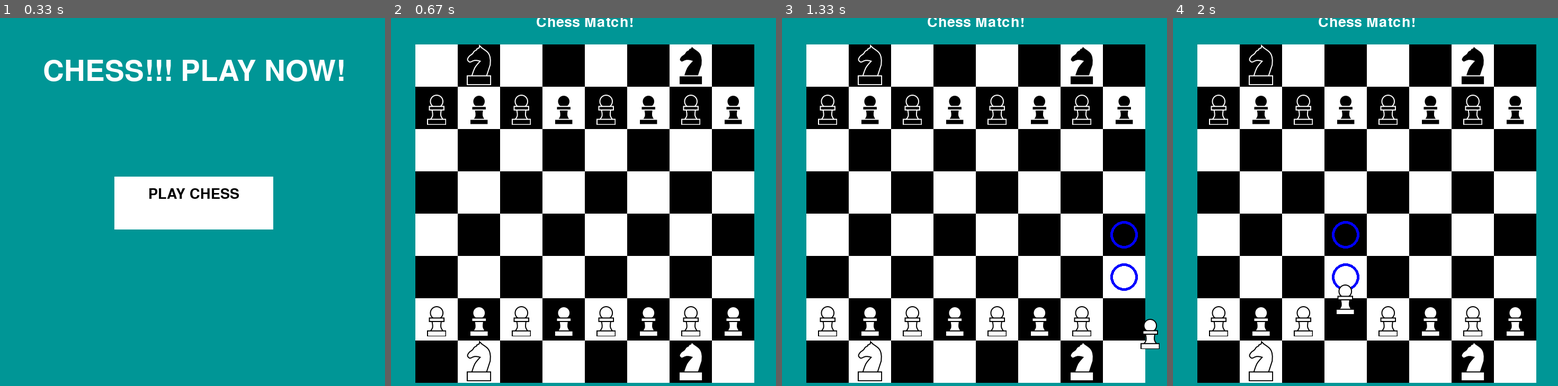
Above: before the commit, frames 1-4 (left to right).
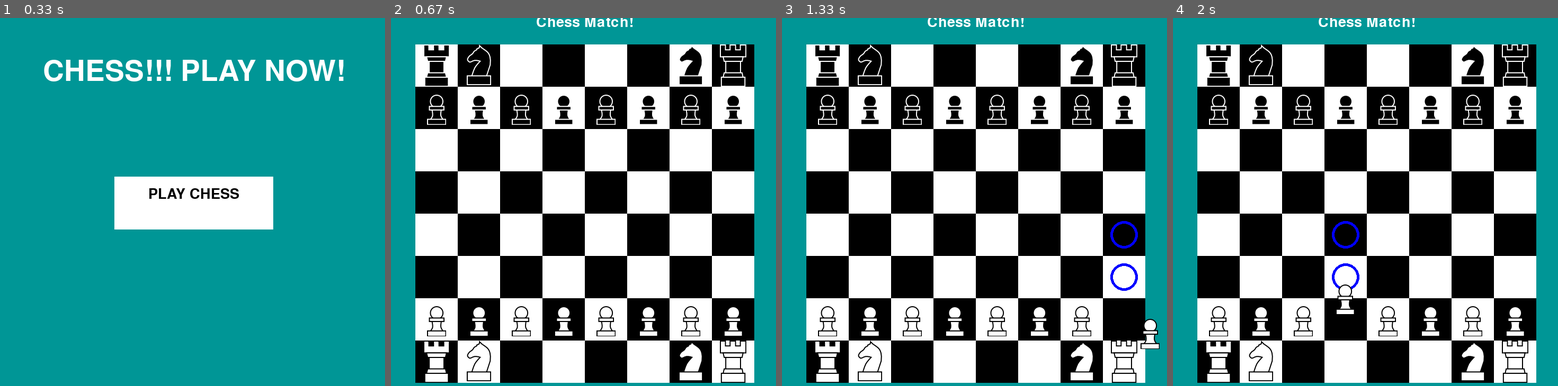
Above: after the commit, the same moments.

Repository: LJPCODESTUDIO/Pygame-Chess
Game: pygame game, started from main.py
The game is run twice, just before and just after one commit, with the same random seed, the same clock (stepped at 60 frames per second) and the same inputs.
Inputs (mouse positions are in pixels of both pictures, inside the frame that each line leads up to):
- Up to frame 1 (0.33 s): no input
- Up to frame 2 (0.67 s): click (583, 202) at 0.38 s
- Up to frame 3 (1.33 s): click (862, 205) at 0.72 s; click (1151, 334) at 1.05 s
- Up to frame 4 (2 s): click (1196, 190) at 1.38 s; click (1346, 297) at 1.75 s

Frame 1 is identical in both runs. In frame 2, 1.4% of the frame differs, in the area x 8-93%, y 7-100%; in frame 3, 1.4%; in frame 4, 1.4%.

Commit message:
Rook Logic

Diff:
--- a/main.py
+++ b/main.py
@@ -23,7 +23,7 @@
 WHITE_MOVES = {"Pawn":[(-1, 0)]}
 MOVES = {
     "Knight":[(2, 1), (-2, 1), (2, -1), (-2, -1), (1, 2), (-1, 2), (1, -2), (-1, -2)],
-    "Rook":8
+    "Rook":(4, 8)
     }
 
 #Events
@@ -164,13 +164,42 @@
 
 #Find all the valid locations to move
 def find_pos(grabbed_unit, grabbed_pos):
+    if "R" in grabbed_unit:
+        direction = 1
+        for i in range(MOVES["Rook"][0]):
+            possible_x = grabbed_pos[1]
+            possible_y = grabbed_pos[0]
+            for possible in range(MOVES["Rook"][1]):
+                if direction == 1:
+                    possible_y = clamp(possible_y + 1, 0, 7)
+                elif direction == 2:
+                    possible_x = clamp(possible_x + 1, 0, 7)
+                elif direction == 3:
+                    possible_y = clamp(possible_y - 1, 0, 7)
+                elif direction == 4:
+                    possible_x = clamp(possible_x - 1, 0, 7)
+
+                if grid[possible_y][possible_x] == "":
+                    grid[possible_y][possible_x] = "O"
+                elif "W" in grid[possible_y][possible_x]:
+                    if "B" in grabbed_unit:
+                        grid[possible_y][possible_x] = grid[possible_y][possible_x] + "O"
+                    break
+                elif "B" in grid[possible_y][possible_x]:
+                    if "W" in grabbed_unit:
+                        grid[possible_y][possible_x] = grid[possible_y][possible_x] + "O"
+                    break
+            direction += 1
+
     if "K" in grabbed_unit:
         for possible  in MOVES["Knight"]:
             possible_x = grabbed_pos[1] + possible[1]
             possible_y = grabbed_pos[0] + possible[0]
             if possible_x > 7 or possible_y > 7 or possible_x < 0 or possible_y < 0:
                 continue
-            if "W" in grid[possible_y][possible_x]:
+            if "W" in grid[possible_y][possible_x] and "W" in grabbed_unit:
+                continue
+            if "B" in grid[possible_y][possible_x] and "B" in grabbed_unit:
                 continue
             grid[possible_y][possible_x] = grid[possible_y][possible_x] + "O"
 
@@ -207,6 +236,36 @@
 #Because it doesn't like removing circles
 def remove_pos(grabbed_unit, grabbed_pos):
     global grid
+    if "R" in grabbed_unit:
+        direction = 1
+        for i in range(MOVES["Rook"][0]):
+            possible_x = grabbed_pos[1]
+            possible_y = grabbed_pos[0]
+            for possible in range(MOVES["Rook"][1]):
+                if direction == 1:
+                    possible_y = clamp(possible_y + 1, 0, 7)
+                elif direction == 2:
+                    possible_x = clamp(possible_x + 1, 0, 7)
+                elif direction == 3:
+                    possible_y = clamp(possible_y - 1, 0, 7)
+                elif direction == 4:
+                    possible_x = clamp(possible_x - 1, 0, 7)
+
+                if grid[possible_y][possible_x] == "O":
+                    point = grid[possible_y][possible_x].replace("O", "")
+                    grid[possible_y][possible_x] = point
+                elif "W" in grid[possible_y][possible_x]:
+                    if "B" in grabbed_unit:
+                        point = grid[possible_y][possible_x].replace("O", "")
+                        grid[possible_y][possible_x] = point
+                    break
+                elif "B" in grid[possible_y][possible_x]:
+                    if "W" in grabbed_unit:
+                        point = grid[possible_y][possible_x].replace("O", "")
+                        grid[possible_y][possible_x] = point
+                    break
+            direction += 1
+
     if "K" in grabbed_unit:
         for possible  in MOVES["Knight"]:
             possible_x = clamp(grabbed_pos[1] + possible[1], 0, 7)
@@ -273,10 +332,14 @@
             SCREEN.blit(BLACK_PAWN, (mouse_pos[0]-(BLACK_PAWN.get_width()//2), mouse_pos[1]-(BLACK_PAWN.get_height()//2)))
         elif grabbed_unit == "BK":
             SCREEN.blit(BLACK_KNIGHT_IMAGE, (mouse_pos[0]-(BLACK_KNIGHT_IMAGE.get_width()//2), mouse_pos[1]-(BLACK_KNIGHT_IMAGE.get_height()//2)))
+        elif grabbed_unit == "BR":
+            SCREEN.blit(BLACK_ROOK_IMAGE, (mouse_pos[0]-(BLACK_ROOK_IMAGE.get_width()//2), mouse_pos[1]-(BLACK_ROOK_IMAGE.get_height()//2)))
         elif grabbed_unit == "WP":
             SCREEN.blit(WHITE_PAWN, (mouse_pos[0]-(WHITE_PAWN.get_width()//2), mouse_pos[1]-(WHITE_PAWN.get_height()//2)))
         elif grabbed_unit == "WK":
             SCREEN.blit(WHITE_KNIGHT_IMAGE, (mouse_pos[0]-(WHITE_KNIGHT_IMAGE.get_width()//2), mouse_pos[1]-(WHITE_KNIGHT_IMAGE.get_height()//2)))
+        elif grabbed_unit == "WR":
+            SCREEN.blit(WHITE_ROOK_IMAGE, (mouse_pos[0]-(WHITE_ROOK_IMAGE.get_width()//2), mouse_pos[1]-(WHITE_ROOK_IMAGE.get_height()//2)))
     if show_debug:
         draw_debug()
     draw_console()
@@ -295,10 +358,14 @@
                 SCREEN.blit(BLACK_PAWN, (move_x+22, move_y+15))
             if "BK" in grid[cell_y][cell_x]:
                 SCREEN.blit(BLACK_KNIGHT_IMAGE, (move_x+17, move_y))
+            if "BR" in grid[cell_y][cell_x]:
+                SCREEN.blit(BLACK_ROOK_IMAGE, (move_x+15, move_y))
             if "WP" in grid[cell_y][cell_x]:
                 SCREEN.blit(WHITE_PAWN, (move_x+22, move_y+15))
             if "WK" in grid[cell_y][cell_x]:
                 SCREEN.blit(WHITE_KNIGHT_IMAGE, (move_x+17, move_y))
+            if "WR" in grid[cell_y][cell_x]:
+                SCREEN.blit(WHITE_ROOK_IMAGE, (move_x+15, move_y))
             if "O" in grid[cell_y][cell_x]:
                 pg.draw.circle(SCREEN, BLUE, (move_x + (cell_size//2), move_y + (cell_size//2)), cell_size//3, 5)
             move_x += cell_size
